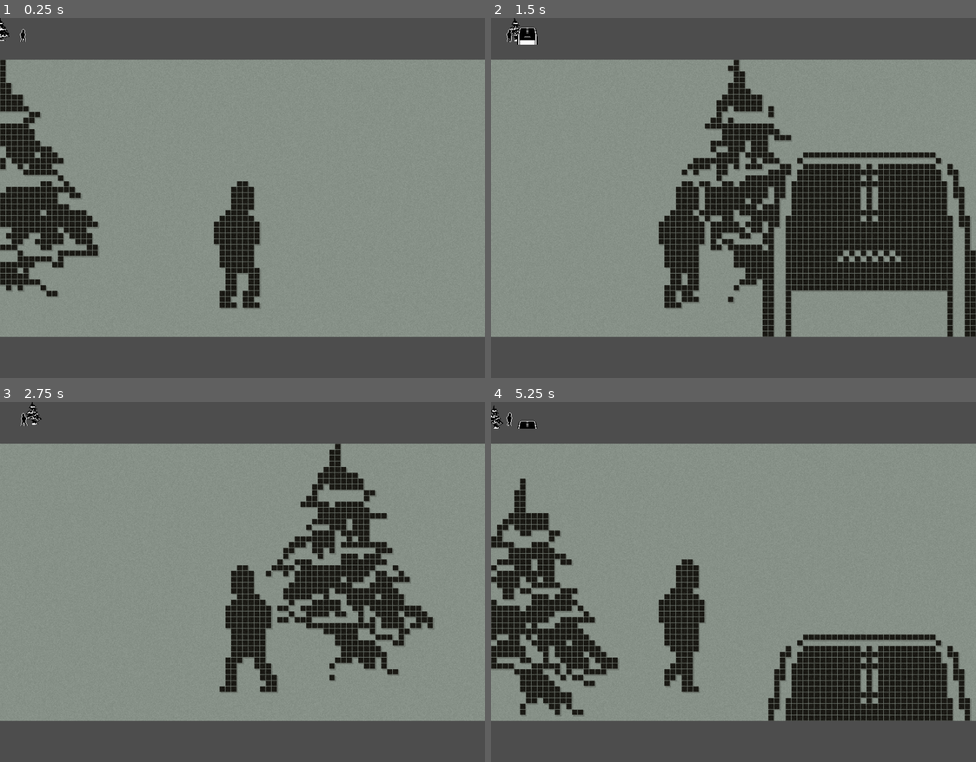
Above: before the commit, frames 1-4 (two rows, left to right).
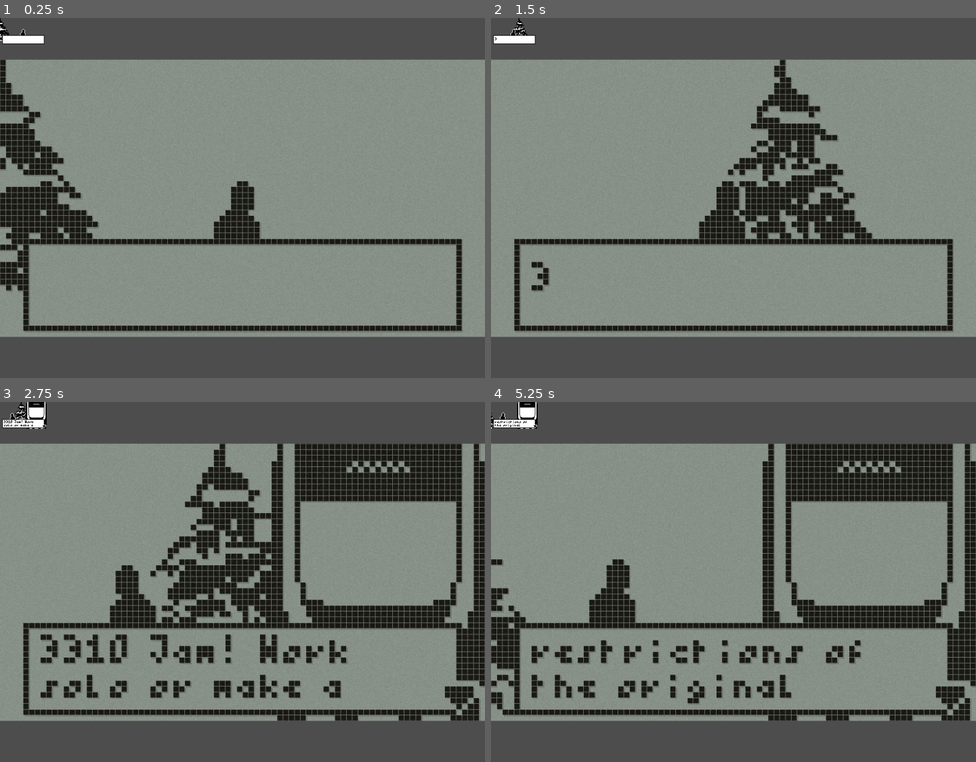
Above: after the commit, the same moments.

Repository: Eptwalabha/nj6-freeze
Game: Godot game, scene res://main.tscn
Two runs of this game, one before a commit and one after it. Both use one fixed random seed, a clock stepped at 60 frames per second and the inputs below. Sound files missing from this copy of the repository are replaced by a short silence.
Inputs:
- Up to frame 1 (0.25 s): no input
- Up to frame 2 (1.5 s): tap Enter at 0.5 s; hold Space (action-confirm) 0.53-1.28 s; hold Right (move_right) from 0.53 s (still down); tap Space (action-confirm) at 1.35 s
- Up to frame 3 (2.75 s): release Right (move_right) at 2.03 s; hold Left (move_left) from 2.03 s (still down); hold Space (action-confirm) from 2.03 s (still down)
- Up to frame 4 (5.25 s): release Left (move_left) at 2.78 s; release Space (action-confirm) at 2.78 s; hold Right (move_right) 2.78-4.28 s; tap Space (action-confirm) at 2.85, 4.35 s; hold Space (action-confirm) 3.53-4.28 s; hold Left (move_left) 4.28-5.03 s; hold Right (move_right) from 5.03 s (still down); hold Space (action-confirm) from 5.03 s (still down)

The runs differ from the first frame. In frame 1, 4.9% of the frame differs, in the area x 0-96%, y 4-88%; in frame 2, 21%; in frame 3, 28%; in frame 4, 30%, in the area x 0-100%, y 0-89%.

Commit message:
add dialog box

Diff:
--- /dev/null
+++ b/assets/fonts/lowrez/lowrez.tres
@@ -0,0 +1,7 @@
+[gd_resource type="FontVariation" load_steps=2 format=3 uid="uid://sutfsmsc6a1c"]
+
+[ext_resource type="FontFile" uid="uid://cxeg4c7rwp2y3" path="res://assets/fonts/lowrez/lowrez.png" id="1_wbvaw"]
+
+[resource]
+base_font = ExtResource("1_wbvaw")
+spacing_space = -1
--- a/scene/game/level-frozen.gd
+++ b/scene/game/level-frozen.gd
@@ -2,13 +2,33 @@
 
 @onready var ui_animation_player: AnimationPlayer = $UI/UIAnimationPlayer
 @onready var phone: PhoneUI = $UI/Nokia
+@onready var dialog_ui: DialogUI = $UI/DialogUI
 
 var phone_visible : bool = false
+var dialog_visible : bool = true
+
+func _ready() -> void:
+	dialog_ui.set_dialog_lines([
+		"Welcome to the 6th annual Nokia 3310 Jam! Work solo or make a team to create a game using the restrictions of the original Nokia 3310 phone from the 2000s!",
+		"Below you will find the rules, restrictions, and ranking details of the jam. Have fun working within these restrictions! Games that fail to follow these rules will be disqualified from being ranked. For more detailed questions please view the FAQ in the jam's community tab."])
 
 func _input(event: InputEvent) -> void:
 	if event.is_action_pressed("action-confirm"):
-		if phone_visible:
-			ui_animation_player.play("phone-hide")
+		if dialog_visible:
+			dialog_ui.next_dialog()
 		else:
-			ui_animation_player.play("phone-show")
-		phone_visible = !phone_visible
+			toggle_phone_visibility(!phone_visible)
+
+func _on_dialog_ui_dialog_ended() -> void:
+	dialog_ui.visible = false
+	dialog_visible = false
+
+func _on_dialog_ui_new_line_ended(line_index: Variant) -> void:
+	toggle_phone_visibility(line_index >= 1)
+
+func toggle_phone_visibility(is_visible: bool) -> void:
+	if is_visible and not phone_visible:
+		ui_animation_player.play("phone-show")
+	elif not is_visible and phone_visible:
+		ui_animation_player.play("phone-hide")
+	phone_visible = is_visible
--- a/scene/game/level-frozen.tscn
+++ b/scene/game/level-frozen.tscn
@@ -1,10 +1,11 @@
-[gd_scene load_steps=13 format=3 uid="uid://cctjx2lhey38e"]
+[gd_scene load_steps=14 format=3 uid="uid://cctjx2lhey38e"]
 
 [ext_resource type="Texture2D" uid="uid://bjaw7b3gfr1kb" path="res://assets/img/props/nature.png" id="1_1jw2s"]
 [ext_resource type="PackedScene" uid="uid://n5iv26l5gsf2" path="res://scene/core/player.tscn" id="1_7hnpo"]
 [ext_resource type="Script" path="res://scene/game/level-frozen.gd" id="1_n6571"]
 [ext_resource type="PackedScene" uid="uid://d1pjmsekkiy57" path="res://scene/ui/nokia.tscn" id="3_nrk03"]
 [ext_resource type="PackedScene" uid="uid://bspf32n5wp0pj" path="res://scene/fx/fx-snow.tscn" id="4_uay63"]
+[ext_resource type="PackedScene" uid="uid://bu5ptnxlx0o3w" path="res://scene/ui/dialog.tscn" id="6_kx16t"]
 
 [sub_resource type="WorldBoundaryShape2D" id="WorldBoundaryShape2D_nka74"]
 
@@ -75,7 +76,7 @@
 tracks/1/loop_wrap = true
 tracks/1/keys = {
 "handle_modes": PackedInt32Array(0, 0),
-"points": PackedFloat32Array(100, -0.25, 0, 0.1, -40, 39, -0.25, 0, 0.25, 0),
+"points": PackedFloat32Array(100, -0.25, 0, 0.1, -40, 36, -0.25, 0, 0.25, 0),
 "times": PackedFloat32Array(0, 0.5)
 }
 tracks/2/type = "value"
@@ -113,7 +114,7 @@
 tracks/1/loop_wrap = true
 tracks/1/keys = {
 "handle_modes": PackedInt32Array(0, 0),
-"points": PackedFloat32Array(39, -0.25, 0, 0.1, 40, 100, -0.25, 0, 0.25, 0),
+"points": PackedFloat32Array(36, -0.25, 0, 0.1, 40, 100, -0.25, 0, 0.25, 0),
 "times": PackedFloat32Array(0, 0.5)
 }
 tracks/2/type = "value"
@@ -214,3 +215,8 @@
 libraries = {
 "": SubResource("AnimationLibrary_offg3")
 }
+
+[node name="DialogUI" parent="UI" instance=ExtResource("6_kx16t")]
+
+[connection signal="dialog_ended" from="UI/DialogUI" to="." method="_on_dialog_ui_dialog_ended"]
+[connection signal="new_line_ended" from="UI/DialogUI" to="." method="_on_dialog_ui_new_line_ended"]
--- /dev/null
+++ b/scene/ui/dialog.gd
@@ -0,0 +1,115 @@
+class_name DialogUI
+extends Node2D
+
+signal dialog_started
+signal dialog_ended
+signal new_line_started(line_index)
+signal new_line_ended(line_index)
+
+@onready var next_arrow: Sprite2D = $NinePatchRect/NextArrow
+@onready var animation_player: AnimationPlayer = $AnimationPlayer
+@onready var dialog: Label = %Dialog
+
+@export var nbr_letters_per_second : int = 40 : set = _set_speed
+
+enum DIALOG_STATE {
+	HIDDEN,
+	TYPING,
+	WAITING,
+	DONE,
+}
+
+var current_line_index : int = 0
+var lines : Array[String] = []
+var nbr_lines : int = 0
+var char_timer : float = 0.1
+var t : float = 0
+var state : DIALOG_STATE = DIALOG_STATE.HIDDEN;
+
+const MAX_CHARACTERS : int = 34
+const MAX_CHARACTERS_PER_LINE : int = 17
+
+func set_dialog_lines(new_lines: Array[String], _options: Dictionary = {}) -> void:
+	lines = []
+	for line in new_lines:
+		line = tr(line)
+		if len(line) > MAX_CHARACTERS:
+			lines.append_array(_split_line(line))
+		else:
+			lines.append(line)
+	nbr_lines = len(lines)
+	current_line_index = -1
+
+func _split_line(line: String) -> Array[String]:
+	var lines_acc : Array[String] = []
+	var current_line : String = ""
+	var current_word : String = ""
+	for letter in line:
+		current_word += letter
+		if letter == " ":
+			if len(current_line) > MAX_CHARACTERS_PER_LINE:
+				lines_acc.append(current_line)
+				current_line = ""
+			current_line += current_word
+			current_word = ""
+		else:
+			if len(current_line + current_word) > MAX_CHARACTERS_PER_LINE:
+				lines_acc.append(current_line)
+				current_line = ""
+	current_line += current_word
+	if len(current_line) > 0:
+		lines_acc.append(current_line)
+	var final_lines : Array[String] = []
+	var line_count : int = 0
+	current_line = ""
+	for line_acc in lines_acc:
+		current_line += line_acc
+		line_count += 1
+		if line_count > 1:
+			line_count = 0
+			final_lines.append(current_line)
+			current_line = ""
+	return final_lines
+
+func _process(delta: float) -> void:
+	if state == DIALOG_STATE.TYPING:
+		t -= delta
+		if t < 0:
+			t += char_timer
+			dialog.visible_characters += 1
+			if dialog.visible_ratio >= 1.0:
+				_end_of_line()
+
+func next_dialog() -> void:
+	if nbr_lines == 0:
+		return
+	if state == DIALOG_STATE.DONE:
+		dialog_ended.emit()
+	if state == DIALOG_STATE.TYPING:
+		dialog.visible_characters = -1
+		_end_of_line()
+	elif state == DIALOG_STATE.DONE:
+		visible = false
+		state = DIALOG_STATE.HIDDEN
+	else:
+		if state == DIALOG_STATE.HIDDEN:
+			dialog_started.emit()
+		current_line_index += 1
+		dialog.visible_characters = 0
+		dialog.text = tr(lines[current_line_index])
+		new_line_started.emit(current_line_index)
+		state = DIALOG_STATE.TYPING
+		next_arrow.visible = false
+
+func _end_of_line() -> void:
+	if current_line_index < (nbr_lines - 1):
+		state = DIALOG_STATE.WAITING
+		next_arrow.visible = true
+	else:
+		state = DIALOG_STATE.DONE
+		next_arrow.visible = false
+	new_line_ended.emit(current_line_index)
+
+func _set_speed(new_nbr_letters_per_second: int) -> void:
+	nbr_letters_per_second = new_nbr_letters_per_second
+	char_timer = 1.0 / float(nbr_letters_per_second)
--- /dev/null
+++ b/scene/ui/dialog.tscn
@@ -0,0 +1,105 @@
+[gd_scene load_steps=7 format=3 uid="uid://bu5ptnxlx0o3w"]
+
+[ext_resource type="Script" path="res://scene/ui/dialog.gd" id="1_mtkb4"]
+[ext_resource type="Texture2D" uid="uid://b1jv1fj6a5y4h" path="res://assets/img/props/ui.png" id="2_fcbn2"]
+[ext_resource type="FontVariation" uid="uid://sutfsmsc6a1c" path="res://assets/fonts/lowrez/lowrez.tres" id="3_1fcxf"]
+
+[sub_resource type="Animation" id="Animation_cbr8h"]
+resource_name = "move-next"
+loop_mode = 1
+tracks/0/type = "value"
+tracks/0/imported = false
+tracks/0/enabled = true
+tracks/0/path = NodePath(".:position")
+tracks/0/interp = 1
+tracks/0/loop_wrap = true
+tracks/0/keys = {
+"times": PackedFloat32Array(0, 0.1, 0.2),
+"transitions": PackedFloat32Array(1, 1, 1),
+"update": 0,
+"values": [Vector2(75, 15), Vector2(75, 13), Vector2(75, 15)]
+}
+
+[sub_resource type="Animation" id="Animation_2xi7s"]
+length = 0.001
+tracks/0/type = "value"
+tracks/0/imported = false
+tracks/0/enabled = true
+tracks/0/path = NodePath(".:position")
+tracks/0/interp = 1
+tracks/0/loop_wrap = true
+tracks/0/keys = {
+"times": PackedFloat32Array(0),
+"transitions": PackedFloat32Array(1),
+"update": 0,
+"values": [Vector2(75, 15)]
+}
+tracks/1/type = "value"
+tracks/1/imported = false
+tracks/1/enabled = true
+tracks/1/path = NodePath("%Dialog:visible_ratio")
+tracks/1/interp = 1
+tracks/1/loop_wrap = true
+tracks/1/keys = {
+"times": PackedFloat32Array(0),
+"transitions": PackedFloat32Array(1),
+"update": 0,
+"values": [0.0]
+}
+
+[sub_resource type="AnimationLibrary" id="AnimationLibrary_qv1dy"]
+_data = {
+"RESET": SubResource("Animation_2xi7s"),
+"move-next": SubResource("Animation_cbr8h")
+}
+
+[node name="DialogUI" type="Node2D"]
+script = ExtResource("1_mtkb4")
+metadata/_edit_vertical_guides_ = [84.0]
+metadata/_edit_horizontal_guides_ = [48.0]
+
+[node name="AnimationPlayer" type="AnimationPlayer" parent="."]
+root_node = NodePath("../NinePatchRect/NextArrow")
+libraries = {
+"": SubResource("AnimationLibrary_qv1dy")
+}
+autoplay = "move-next"
+
+[node name="NinePatchRect" type="NinePatchRect" parent="."]
+offset_left = 4.0
+offset_top = 31.0
+offset_right = 80.0
+offset_bottom = 47.0
+texture = ExtResource("2_fcbn2")
+region_rect = Rect2(12, 24, 6, 6)
+patch_margin_left = 1
+patch_margin_top = 1
+patch_margin_right = 1
+patch_margin_bottom = 1
+
+[node name="Dialog" type="Label" parent="NinePatchRect"]
+unique_name_in_owner = true
+layout_mode = 1
+anchors_preset = -1
+anchor_left = 0.025
+anchor_top = 0.133
+anchor_right = 0.975
+anchor_bottom = 0.867
+offset_left = 1.0
+offset_top = 0.005
+offset_bottom = -0.00500107
+theme_override_constants/line_spacing = 0
+theme_override_fonts/font = ExtResource("3_1fcxf")
+text = "test"
+vertical_alignment = 1
+autowrap_mode = 3
+visible_characters = 0
+visible_ratio = 0.0
+
+[node name="NextArrow" type="Sprite2D" parent="NinePatchRect"]
+visible = false
+position = Vector2(75, 15)
+texture = ExtResource("2_fcbn2")
+offset = Vector2(1, -2)
+region_enabled = true
+region_rect = Rect2(19, 24, 8, 6)
Binary file changed: assets/img/props/ui.png
Not shown, changed: assets/img/props/ui.pxo
